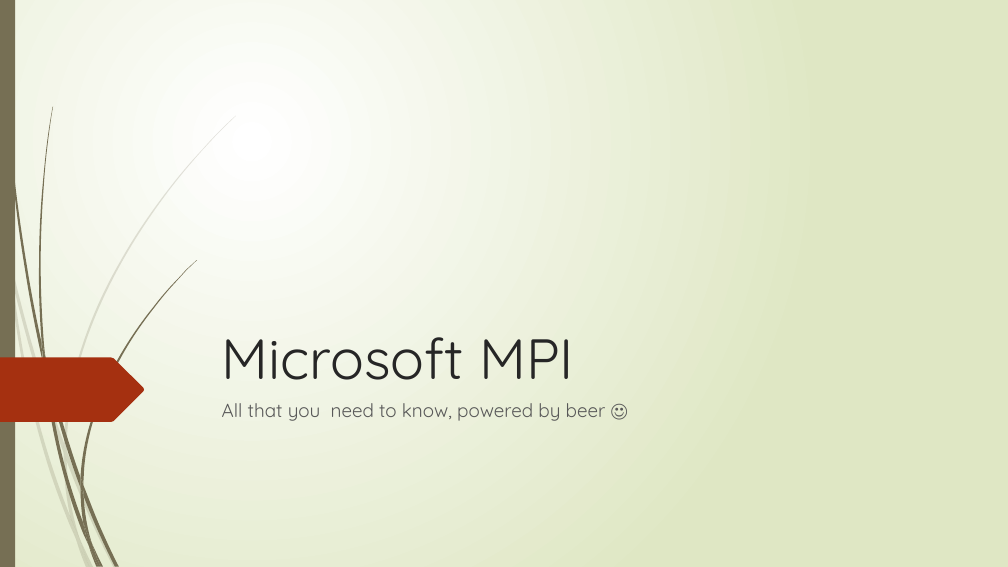
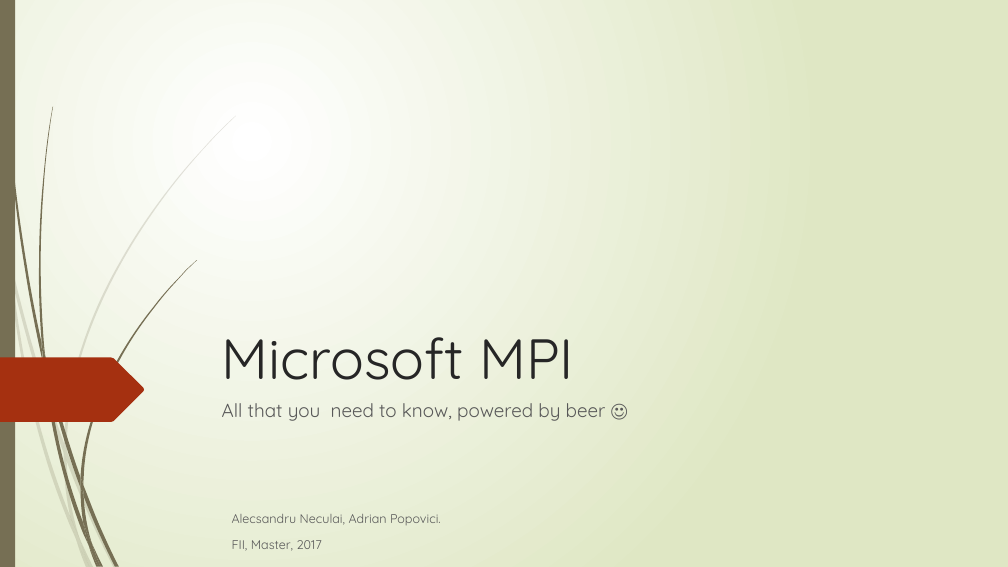
Before and after one commit to Alecu100/PD_Tema1, a slide deck: slide 1 of Microsoft MPI.pptx. Drawn at 1008x567 pixels with LibreOffice and Linux fonts; fonts in the diff are those of the drawing. Boxes give left, top, right and bottom in pixels: in the first picture for what was removed or moved away, otherwise in the second. Text is boxed around its words. In the diff, an @@ line names an element or a change of style, - is before the commit and + after.

```diff
--- a/Microsoft MPI.pptx
+++ b/Microsoft MPI.pptx
@@ text added at [232, 514, 441, 551], 12 pt, text #595959 @@
+Alecsandru Neculai, Adrian Popovici.
+FII, Master, 2017
```
Also in this commit, not shown: 1 other slide changed, 6 slides added, 1 slide removed, 28 other files.
